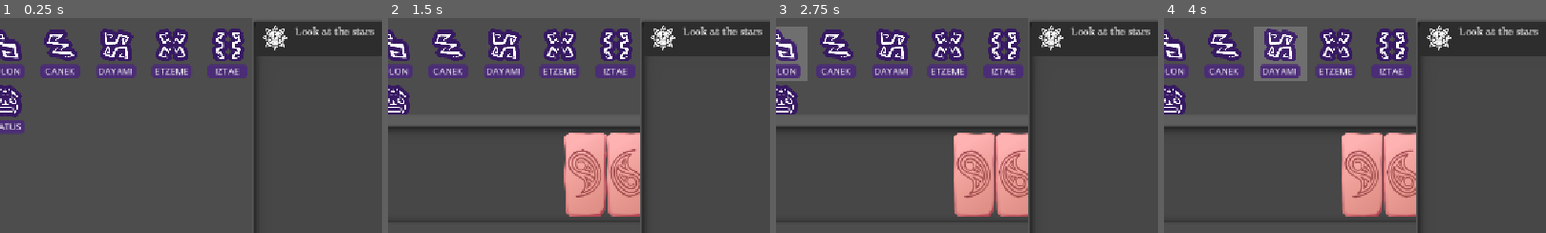
Above: before the commit, frames 1-4 (left to right).
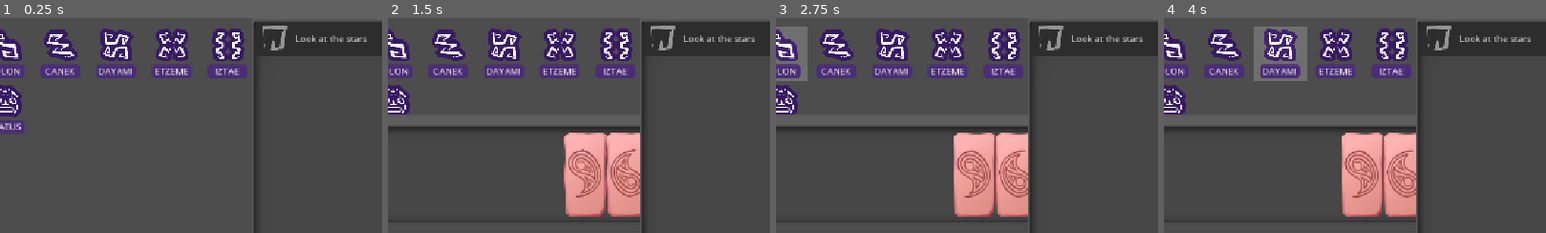
Above: after the commit, the same moments.

Repository: Wendfrey/minijam_210_astral
Game: Godot game, scene res://demo_world.tscn
Two runs of this game, one before a commit and one after it. Both use one fixed random seed, a clock stepped at 60 frames per second and the inputs below. This scene is started directly instead of the project's main scene.
Inputs:
- Up to frame 1 (0.25 s): no input
- Up to frame 2 (1.5 s): click "ALOM" at 0.5 s; click "CHECK" at 1.25 s
- Up to frame 3 (2.75 s): click "BOLON" at 2 s
- Up to frame 4 (4 s): click "CANEK" at 2.75 s; click "DAYAMI" at 3.5 s
The pictures show only the part of the screen within x 18-68%, y 14-64%; the shares and areas given below are measured in that part.

The runs differ from the first frame. In frame 1, 1.3% of the frame differs, in the area x 68-98%, y 3-16%; in frame 2, 1.3%; in frame 3, 1.3%; in frame 4, 1.3%.

Commit message:
agregada lista de logros y 3 de los 12 funcionan

Diff:
--- a/minijam-210-astral/Scenes/Nivel.tscn
+++ b/minijam-210-astral/Scenes/Nivel.tscn
@@ -196,9 +196,6 @@
 
 [sub_resource type="StyleBoxEmpty" id="StyleBoxEmpty_i2q11"]
 
-[sub_resource type="StyleBoxFlat" id="StyleBoxFlat_hyk74"]
-bg_color = Color(0, 0, 0, 0.17254902)
-
 [sub_resource type="StyleBoxFlat" id="StyleBoxFlat_8xpys"]
 bg_color = Color(0.11764706, 0.11764706, 0.15686275, 0.23529412)
 
@@ -861,18 +858,18 @@
 
 [node name="level" parent="WorldEnvironment" unique_id=1305496534 instance=ExtResource("3_pvqg1")]
 
-[node name="Light" parent="WorldEnvironment/level" index="0" unique_id=1279031697]
+[node name="Light" parent="WorldEnvironment/level" index="0" unique_id=1730370863]
 light_energy = 0.0
 
-[node name="Camera" parent="WorldEnvironment/level" index="1" unique_id=1547835739]
+[node name="Camera" parent="WorldEnvironment/level" index="1" unique_id=1549106887]
 transform = Transform3D(-0.240228, 0, -0.9707165, 0, 1, 0, 0.9707165, 0, -0.240228, 3.9360003, 0.605, -1.51)
 far = 4000.0
 
-[node name="Monitor" parent="WorldEnvironment/level" index="5" unique_id=1110668285]
+[node name="Monitor" parent="WorldEnvironment/level" index="5" unique_id=254613494]
 transform = Transform3D(92.1949, 38.731136, 1.6929915e-06, 0, -4.371139e-06, 99.99999, 38.731136, -92.1949, -4.029967e-06, -0.4186713, 0, 0.27361727)
 metadata/_edit_group_ = true
 
-[node name="MonitorScreen" parent="WorldEnvironment/level/Monitor" index="0" unique_id=1914968694]
+[node name="MonitorScreen" parent="WorldEnvironment/level/Monitor" index="0" unique_id=492388446]
 transform = Transform3D(1.1014222, -0.22911622, -2.930425e-08, 0.22911622, 1.1014222, 7.049959e-09, 2.72543e-08, -1.2870275e-08, 1.125, 0.0015037457, 4.656613e-10, 0.007069087)
 metadata/_edit_group_ = true
 
@@ -908,10 +905,10 @@
 transform = Transform3D(1, 0, 2.9802322e-08, 0, 1, 0, -2.9802322e-08, 0, 1, -5.2910764e-08, 0, 0.0018463049)
 shape = SubResource("BoxShape3D_8xpys")
 
-[node name="Light_001" parent="WorldEnvironment/level" index="9" unique_id=1771492397]
+[node name="Light_001" parent="WorldEnvironment/level" index="9" unique_id=726229084]
 light_energy = 0.0
 
-[node name="Light_002" parent="WorldEnvironment/level" index="11" unique_id=896660432]
+[node name="Light_002" parent="WorldEnvironment/level" index="11" unique_id=2073180975]
 light_energy = 0.0
 
 [node name="SkyBg" type="Node3D" parent="WorldEnvironment" unique_id=303202552]
--- a/minijam-210-astral/scripts/LevelCameraControls.gd
+++ b/minijam-210-astral/scripts/LevelCameraControls.gd
@@ -11,6 +11,7 @@
 	back_button.disabled = false
 	first_window.visible = true
 	PlayerProgess.checkDoneLogro(0,0)
+	PlayerProgess.checkDoneLogro(9,randi_range(0,4))
 
 
 func _on_back_button_pressed():
--- a/minijam-210-astral/scripts/progess.gd
+++ b/minijam-210-astral/scripts/progess.gd
@@ -5,7 +5,20 @@
 var logros:Array[Logro] = []
 
 func _ready():
-	logros.append(Logro.new(1))
+	logros.append(Logro.new(1)) #Mirar las estrellas
+	logros.append(Logro.new(1)) #Abrir la ventana Status
+	logros.append(Logro.new(1)) #Abrir un nivel
+	logros.append(Logro.new(1)) #Completar 3 pasos en un nivel
+	logros.append(Logro.new(1)) #Completar los 6 pasos de un nivel
+	logros.append(Logro.new(6)) #Completar 2 pasos en los 6 niveles
+	logros.append(Logro.new(7)) #Descubrir todos los sigils
+	logros.append(Logro.new(1)) #Que se active el efecto del Secret lover
+	logros.append(Logro.new(8)) #Haber hecho check con todas las reglas rotas
+	logros.append(Logro.new(5)) #Ir muchas veces a la ventana
+	logros.append(Logro.new(3)) #Abrir muchas veces Status
+	logros.append(Logro.new(3)) #esperar un rato mirando las estrellas
+	logros.append(Logro.new(6)) #Completar los 6 niveles
+
 
 func checkDoneLogro(numLogro, numPart):
 	if logros[numLogro].isDone():
--- a/minijam-210-astral/scripts/screenExplorer.gd
+++ b/minijam-210-astral/scripts/screenExplorer.gd
@@ -13,6 +13,7 @@
 	ventanaLogros.visible = false
 
 func _on_level_1_pressed():
+	PlayerProgess.checkDoneLogro(2,0)
 	ventanaJuego.visible = true
 
 func _on_logros_icon_pressed():
--- a/minijam-210-astral/scripts/ventanaLogros.gd
+++ b/minijam-210-astral/scripts/ventanaLogros.gd
@@ -10,6 +10,8 @@
 		var newPanel = template.duplicate()
 		(newPanel.get_child(1) as Label).text = l
 		newPanel.add_theme_stylebox_override("panel",load("res://assets/prefab/logroDisabled.tres"))
+		var elText = (newPanel.get_child(1) as Label)
+		elText.label_settings = elText.label_settings.duplicate();
 		listado.add_child(newPanel)
 	getLogroPanel(1).visible = true;
 	listado.get_child(0).queue_free()
@@ -19,7 +21,11 @@
 	return listado.get_child(num) as Panel;
 
 func logroUpdated(num):
-	var elPanel = getLogroPanel(0)
+	var elPanel = getLogroPanel(num)
 	elPanel.remove_theme_stylebox_override("panel")
 	elPanel.add_theme_stylebox_override("panel",load("res://assets/prefab/logroEnabled.tres"))
-	pass
+	(elPanel.get_child(0) as Sprite2D).texture = load("res://assets/img/pcIcons/logroEnabled.png")
+	(elPanel.get_child(1) as Label).label_settings.font_color = Color(0.2,0.2,0.2)
+	if num == 0:
+		for l:Panel in listado.get_children():
+			l.visible = true;
--- a/minijam-210-astral/test_world.tscn
+++ b/minijam-210-astral/test_world.tscn
@@ -5,10 +5,10 @@
 [ext_resource type="Script" uid="uid://dvii7opwqnaf7" path="res://level_manager.gd" id="2_1lwx6"]
 [ext_resource type="Script" uid="uid://c8jcc5y7w1h2k" path="res://spacer.gd" id="2_gy3sr"]
 [ext_resource type="AudioStream" uid="uid://dnhaox7rn2hjp" path="res://Sounds/maracas_double.wav" id="4_dsnr4"]
-[ext_resource type="Texture2D" uid="uid://bodae2yp18i0a" path="res://assets/img/TinyIconD.png" id="4_kt6p6"]
 [ext_resource type="Script" uid="uid://c26vcft18jus7" path="res://scripts/ventanaLogros.gd" id="4_uu1iw"]
 [ext_resource type="StyleBox" uid="uid://bpiqrn1ci0mo5" path="res://assets/prefab/logroDisabled.tres" id="5_4tg7h"]
 [ext_resource type="StyleBox" uid="uid://beorh0uuf8ap2" path="res://assets/prefab/Ventana.tres" id="5_lf0gk"]
+[ext_resource type="Texture2D" uid="uid://cf26g60vlp1i6" path="res://assets/img/pcIcons/logroDisabled.png" id="6_blr6d"]
 [ext_resource type="Texture2D" uid="uid://bbvvelnsui5nr" path="res://assets/img/pcIcons/one.png" id="10_ud3vi"]
 [ext_resource type="FontFile" uid="uid://cf2ah2bsw2yn2" path="res://Font/OpenSans-VariableFont_wdth,wght.ttf" id="11_5457m"]
 [ext_resource type="Texture2D" uid="uid://cibjmv1ofc37s" path="res://assets/img/pcIcons/two.png" id="12_ivea3"]
@@ -22,6 +22,10 @@
 [sub_resource type="StyleBoxEmpty" id="StyleBoxEmpty_cnaw2"]
 
 [sub_resource type="StyleBoxEmpty" id="StyleBoxEmpty_kt6p6"]
+
+[sub_resource type="LabelSettings" id="LabelSettings_blr6d"]
+font = ExtResource("11_5457m")
+font_size = 14
 
 [sub_resource type="StyleBoxEmpty" id="StyleBoxEmpty_5457m"]
 
@@ -104,7 +108,7 @@
 theme_override_styles/panel = ExtResource("5_lf0gk")
 script = ExtResource("4_uu1iw")
 listado = NodePath("ScrollContainer/VBoxContainer")
-logros = Array[String](["Look at the stars", "Check the status window", "Open a level"])
+logros = Array[String](["Look at the stars", "Check the status window", "Open a level", "Play the game", "Complete a level", "Try all levels", "Discover all sigils", "So you're the Secret lover!", "Curiosity Killed the Cat", "Today is a legs day", "Are you sure?", "Wait for hope", "Change our destiny"])
 
 [node name="close" type="Button" parent="LogrosVentana" unique_id=1183670540]
 layout_mode = 1
@@ -137,17 +141,19 @@
 
 [node name="Icon" type="Sprite2D" parent="LogrosVentana/ScrollContainer/VBoxContainer/Logro" unique_id=1788012811]
 position = Vector2(30, 23)
-scale = Vector2(0.6, 0.6)
-texture = ExtResource("4_kt6p6")
+scale = Vector2(0.5, 0.5)
+texture = ExtResource("6_blr6d")
 
 [node name="Text" type="Label" parent="LogrosVentana/ScrollContainer/VBoxContainer/Logro" unique_id=1494234852]
 layout_mode = 0
 offset_left = 60.0
-offset_top = 6.0
+offset_top = 3.0
 offset_right = 314.0
-offset_bottom = 22.0
+offset_bottom = 46.0
 text = "Comprar tomates en la tienda
 Nananana nanana"
+label_settings = SubResource("LabelSettings_blr6d")
+vertical_alignment = 1
 
 [node name="RulesChecker" type="Node" parent="." unique_id=1412206623]
 script = ExtResource("1_1lwx6")
